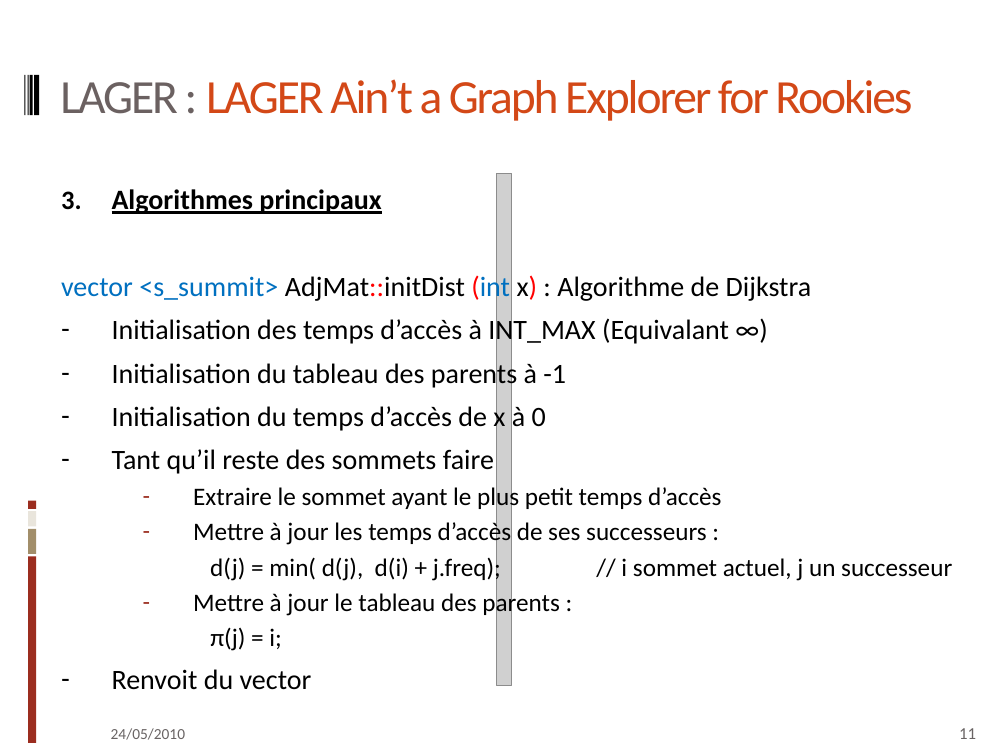
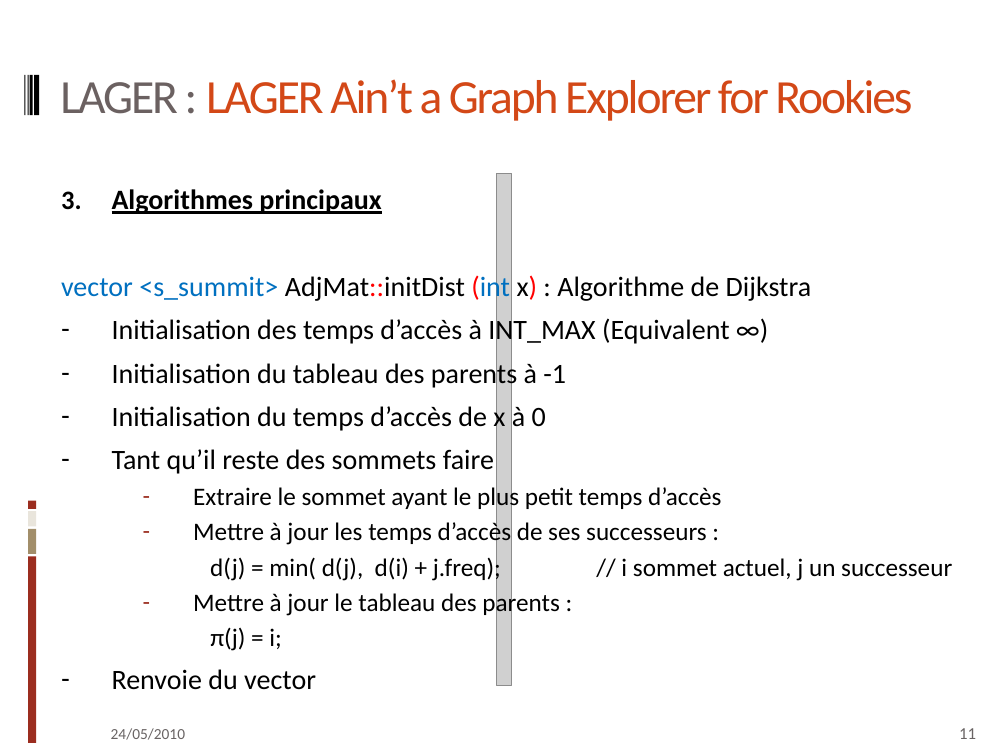
Before and after one commit to qkdreyer/ig3projetc, a slide deck: slide 11 of doc/pptx cpp.pptx. Drawn at 1008x756 pixels with LibreOffice and Linux fonts; fonts in the diff are those of the drawing; grey boxes stand for pictures. Boxes give left, top, right and bottom in pixels: in the first picture for what was removed or moved away, otherwise in the second. Text is boxed around its words. In the diff, an @@ line names an element or a change of style, - is before the commit and + after.

```diff
--- a/doc/pptx cpp.pptx
+++ b/doc/pptx cpp.pptx
@@ text at [112,316,730,346]: text changed @@
-– Initialisation des temps d’accès à INT_MAX (Equivalant ∞)
+– Initialisation des temps d’accès à INT_MAX (Equivalent ∞)
@@ text at [112,669,316,690]: text changed @@
-– Renvoit du vector
+– Renvoie du vector
```
Also in this commit, not shown: 8 other slides changed.
